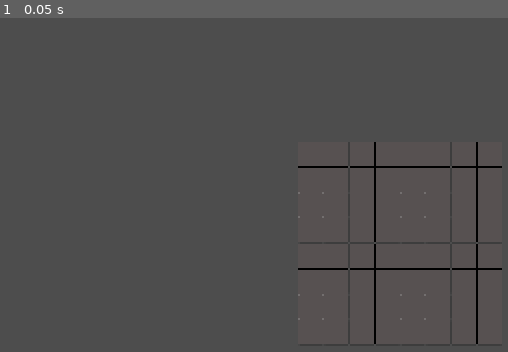
Above: before the commit, frame 1.
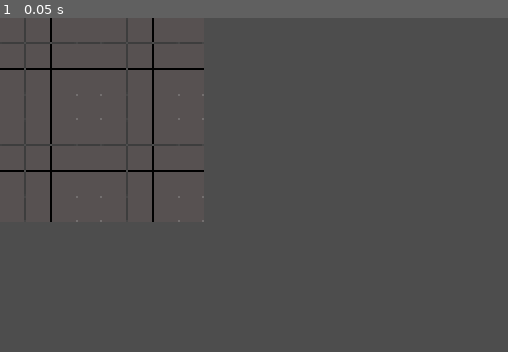
Above: after the commit, the same moment.

Repository: wrona777/TheBigGameTesting
Game: Godot game, scene res://scenes/inventory.tscn
Two runs of this game, one before a commit and one after it. Both use one fixed random seed, a clock stepped at 60 frames per second and the inputs below.
Inputs:
- Up to frame 1 (0.05 s): no input

The runs differ from the first frame. In frame 1, 1.9% of the frame differs, in the area x 0-99%, y 0-98%.

Commit message:
Gratulacje użytkowniku

Diff:
--- a/scenes/battle_manager.tscn
+++ b/scenes/battle_manager.tscn
@@ -1,4 +1,8 @@
-[gd_scene format=3 uid="uid://c6etohmhbxl4l"]
+[gd_scene load_steps=4 format=3 uid="uid://c6etohmhbxl4l"]
+
+[ext_resource type="PackedScene" uid="uid://yrnh45xisira" path="res://scenes/character.tscn" id="1_3jpuh"]
+[ext_resource type="Script" uid="uid://cgfnsdhtiovcv" path="res://scripts/battle_manager.gd" id="1_8w533"]
+[ext_resource type="Resource" uid="uid://bglanxw3uryx3" path="res://scripts/Resource/characters/goblin_character.tres" id="2_05opc"]
 
 [node name="BattleManager" type="Control"]
 layout_mode = 3
@@ -7,3 +11,30 @@
 anchor_bottom = 1.0
 grow_horizontal = 2
 grow_vertical = 2
+script = ExtResource("1_8w533")
+
+[node name="MarginContainer" type="MarginContainer" parent="."]
+layout_mode = 1
+anchors_preset = 15
+anchor_right = 1.0
+anchor_bottom = 1.0
+grow_horizontal = 2
+grow_vertical = 2
+theme_override_constants/margin_left = 30
+theme_override_constants/margin_top = 30
+theme_override_constants/margin_right = 30
+theme_override_constants/margin_bottom = 30
+
+[node name="HBoxContainer" type="HBoxContainer" parent="MarginContainer"]
+layout_mode = 2
+
+[node name="Player" parent="MarginContainer/HBoxContainer" instance=ExtResource("1_3jpuh")]
+layout_mode = 2
+size_flags_horizontal = 2
+size_flags_vertical = 0
+
+[node name="Opponnet" parent="MarginContainer/HBoxContainer" instance=ExtResource("1_3jpuh")]
+layout_mode = 2
+size_flags_horizontal = 2
+size_flags_vertical = 0
+data = ExtResource("2_05opc")
--- a/scenes/character.tscn
+++ b/scenes/character.tscn
@@ -4,8 +4,19 @@
 [ext_resource type="Resource" uid="uid://bmihscbwnrbcx" path="res://scripts/Resource/characters/player_character.tres" id="2_lrhn5"]
 [ext_resource type="PackedScene" uid="uid://ipkma6wxjnk4" path="res://scenes/inventory.tscn" id="2_rkhd4"]
 
-[node name="Character" type="Node"]
+[node name="Character" type="Control"]
+layout_mode = 3
+anchors_preset = 0
+size_flags_horizontal = 3
 script = ExtResource("1_agfs1")
 data = ExtResource("2_lrhn5")
 
 [node name="Inventory" parent="." instance=ExtResource("2_rkhd4")]
+layout_mode = 1
+
+[node name="Hp" type="Label" parent="."]
+layout_mode = 1
+offset_top = 527.0
+offset_right = 63.0
+offset_bottom = 550.0
+text = "Zdrowie"
--- a/scenes/inventory.tscn
+++ b/scenes/inventory.tscn
@@ -6,27 +6,14 @@
 
 [node name="Inventory" type="Control"]
 layout_mode = 3
-anchors_preset = 15
-anchor_right = 1.0
-anchor_bottom = 1.0
-grow_horizontal = 2
-grow_vertical = 2
+anchors_preset = 0
 script = ExtResource("1_qw0r6")
 slot_scene = ExtResource("2_hj2ta")
 item_scene = ExtResource("3_ty45s")
 
 [node name="Grid" type="GridContainer" parent="."]
 layout_mode = 1
-anchors_preset = 8
-anchor_left = 0.5
-anchor_top = 0.5
-anchor_right = 0.5
-anchor_bottom = 0.5
-offset_left = -20.0
-offset_top = -20.0
-offset_right = 20.0
-offset_bottom = 20.0
-grow_horizontal = 2
-grow_vertical = 2
+offset_right = 40.0
+offset_bottom = 40.0
 theme_override_constants/h_separation = 1
 theme_override_constants/v_separation = 1
--- /dev/null
+++ b/scripts/battle_manager.gd
@@ -0,0 +1,26 @@
+extends Control
+
+@onready var player : Character = $MarginContainer/HBoxContainer/Player
+@onready var opponent : Character = $MarginContainer/HBoxContainer/Opponnet
+
+func _ready() -> void:
+	player.inventory.interactive = false
+	opponent.inventory.interactive = false
+
+	player.set_opponent(opponent)
+	opponent.set_opponent(player)
+
+	player.died.connect(_on_player_died)
+	opponent.died.connect(_on_opponent_died)
+
+func _on_player_died() -> void:
+	print("Przegrałeś")
+	_stop_all_items()
+
+func _on_opponent_died() -> void:
+	print("Wygrałeś")
+	_stop_all_items()
+
+func _stop_all_items() -> void:
+	player.inventory.stop_all_cooldowns()
+	opponent.inventory.stop_all_cooldowns()
--- a/scripts/character.gd
+++ b/scripts/character.gd
@@ -1,17 +1,37 @@
-extends Node
+extends Control
 class_name Character
 
+signal died
+
 @export var data: CharacterData
+
 var max_hp: int
 var hp: int
 
 @onready var inventory = $Inventory
+@onready var hp_label = $Hp
 
 func _ready() -> void:
 	if data:
 		if inventory:
 			inventory.load_items_from_data(data.item_array)
+			max_hp = data.base_hp
+			hp = max_hp
+			set_hp()
 
-func set_opponent() -> void:
+func set_opponent(opponent) -> void:
 	if inventory:
-		inventory.set_owner_and_target(self)
+		inventory.set_owner_and_target(self,opponent)
+
+func take_damage(amount: int) -> void:
+	hp = max(hp - amount, 0)
+	set_hp()
+	if hp <= 0:
+		emit_signal("died")
+
+func heal(amount : int) -> void:
+	hp = min(hp + amount, max_hp)
+	set_hp()
+
+func set_hp() -> void:
+	hp_label.text = "Hp: " + str(hp) + "/" + str(max_hp)
--- a/scripts/inventory.gd
+++ b/scripts/inventory.gd
@@ -7,6 +7,9 @@
 @export var item_scene: PackedScene
 
 @export var interactive : bool = true
+
+var a_owner : Character
+var a_opponent : Character
 
 @onready var grid: GridContainer = $Grid
 
@@ -31,6 +34,17 @@
 		if grid.get_global_rect().has_point(get_global_mouse_position()):
 			if Input.is_action_just_pressed("LeftMouseClick"):
 				pick_up()
+
+func set_owner_and_target(_a_owner : Character,_a_opponent : Character) -> void:
+	a_owner = _a_owner
+	a_opponent = _a_opponent
+	await get_tree().process_frame
+	await get_tree().process_frame
+
+	for item in item_array:
+		item.a_owner = a_owner
+		item.a_target = a_opponent
+		print(a_owner)
 
 func _spawn_slots() -> void:
 	var num_of_slots = columns * rows
@@ -132,6 +146,7 @@
 	var new_item = item_scene.instantiate()
 	new_item.item = item
 	add_child(new_item)
+	item_array.push_back(new_item)
 
 	var the_slot = slot_array[id]
 	new_item.grid_anchor = the_slot
@@ -144,3 +159,7 @@
 	for a_grid in new_item.item_grids:
 		var grid_to_check = id + a_grid[0] + a_grid[1] * columns
 		slot_array[grid_to_check].item_stored = new_item
+
+func stop_all_cooldowns() -> void:
+	for item in item_array:
+		item._stop_cooldown()
--- a/scripts/item.gd
+++ b/scripts/item.gd
@@ -96,10 +96,10 @@
 			pass
 
 		Item.EffectType.HEAL_SELF:
-			print("HEAL_SELF: +", item.effect_value)
+			a_owner.heal(item.effect_value)
 
 		Item.EffectType.DAMAGE_ENEMY:
-			print("DAMAGE_ENEMY: -", item.effect_value)
+			a_target.take_damage(item.effect_value)
 
 		Item.EffectType.APPLY_STATUS:
 			print("APPLY_STATUS:", item.effect_status_name)
Not shown, added: scripts/battle_manager.gd.uid
